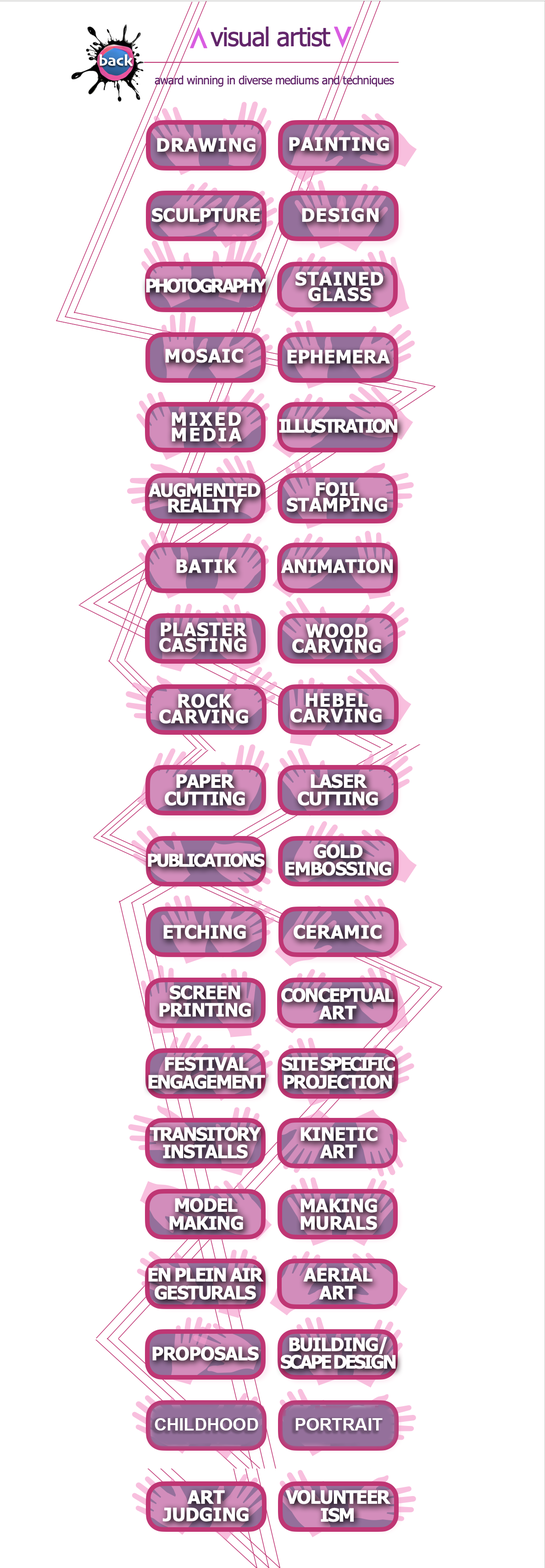
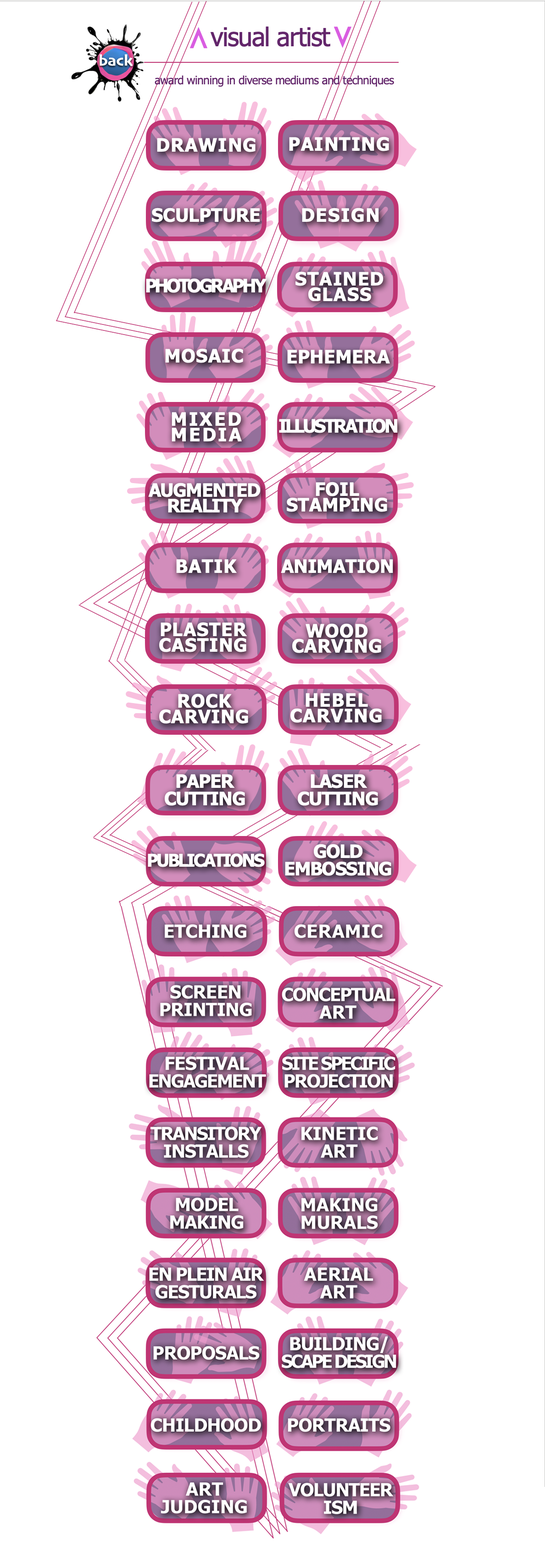
Two versions of the same layered image (545×1568). Layer-by-layer changes:
removed layer "PORTRAIT" over [295, 1418, 383, 1431]
removed layer "CHILDHOOD" over [154, 1418, 259, 1431]
renamed "Layer 4" to "New", painted on it over [95, 906, 545, 1568]
removed layer "Rectangle 1" over [131, 1387, 419, 1487]
moved "Layer 2" out of group "OG" over [95, 906, 443, 1487]